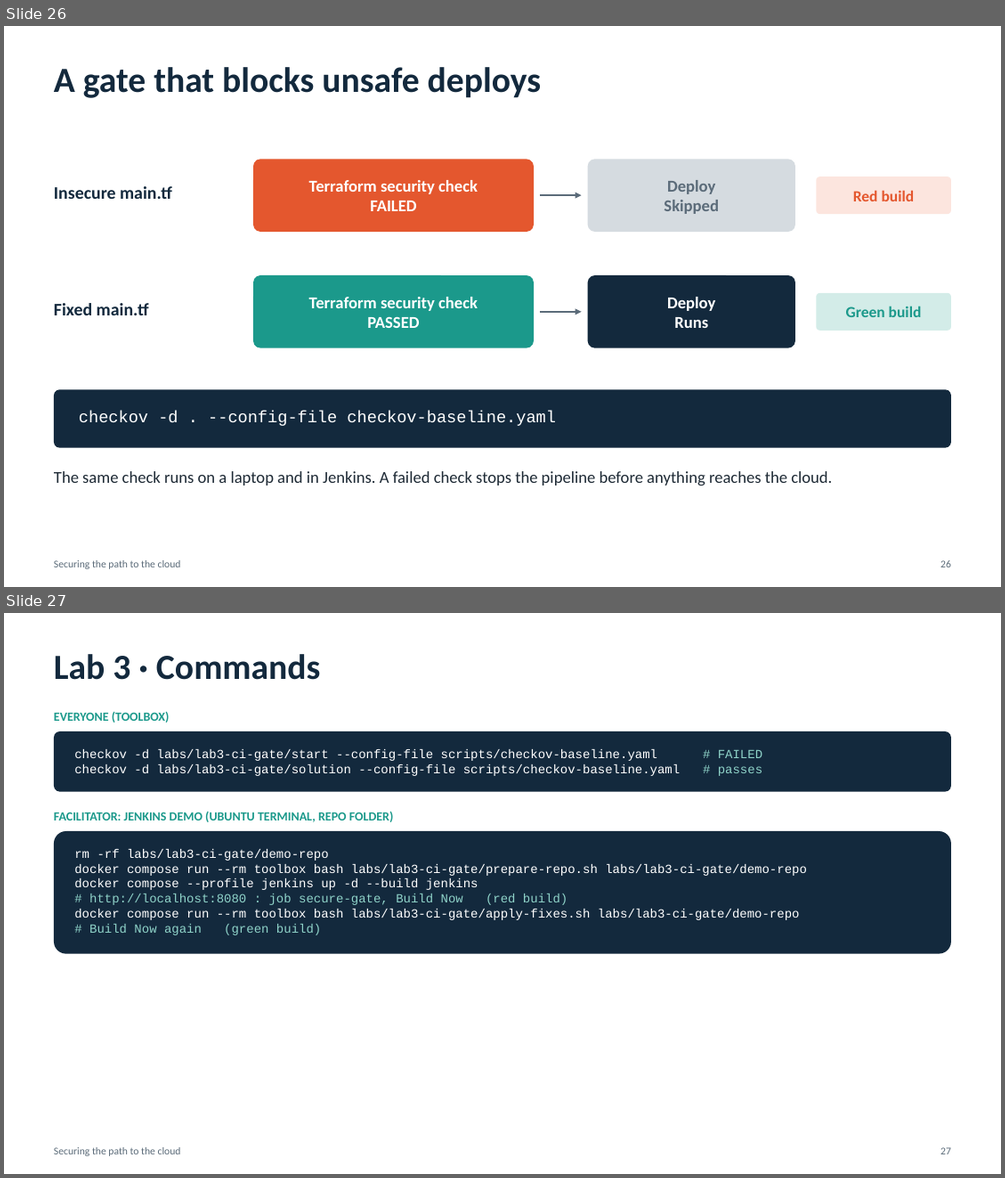
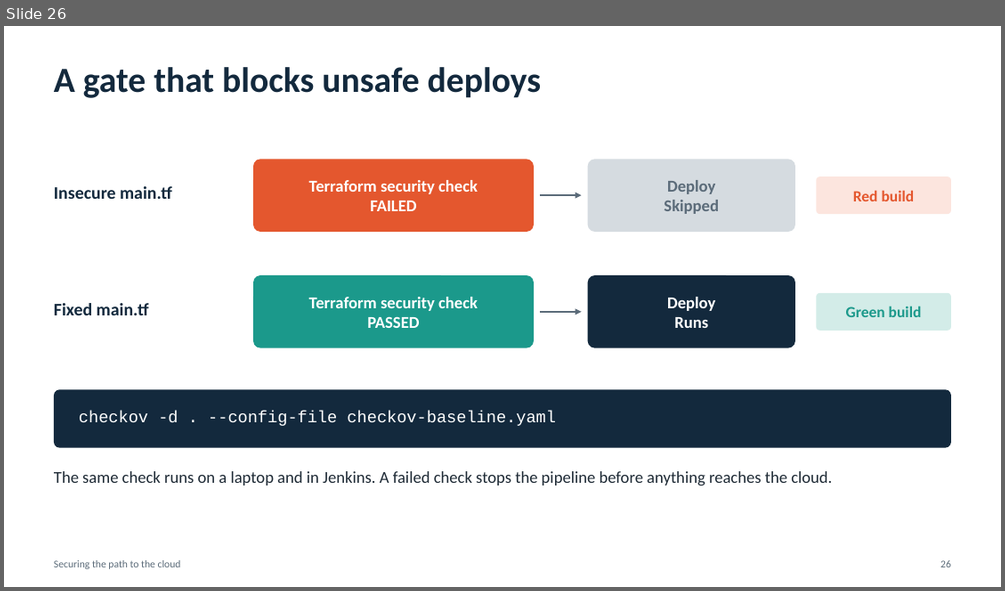
Before and after one commit to PrathameshChopade/MIT-Cloud-Demo, a slide deck: presentation/Securing-the-Path-to-the-Cloud.pptx. Shown one above the other, each under a label of ours: slides 26 and 27 before the commit, slide 26 after it. The pictures are 1005x1178 and 1005x591 pixels, drawn with LibreOffice and Linux fonts; fonts in the diff are those of the drawing. Boxes give left, top, right and bottom in pixels: in the first picture for what was removed or moved away, otherwise in the second. Text is boxed around its words. In the diff, an @@ line names an element or a change of style, - is before the commit and + after.

```diff
--- a/presentation/Securing-the-Path-to-the-Cloud.pptx
+++ b/presentation/Securing-the-Path-to-the-Cloud.pptx
@@ slide 27 removed at (x1=4, y1=613, x2=1001, y2=1174), background #FFFFFF @@
@@ text removed at (x1=54, y1=654, x2=321, y2=680) @@
-Lab 3 · Commands
@@ text removed at (x1=54, y1=712, x2=170, y2=722) @@
-EVERYONE (TOOLBOX)
@@ rounded rectangle removed at (x1=54, y1=731, x2=952, y2=792) @@
@@ text removed at (x1=74, y1=749, x2=762, y2=776) @@
-checkov -d labs/lab3-ci-gate/start --config-file scripts/checkov-baseline.yaml # FAILED
-checkov -d labs/lab3-ci-gate/solution --config-file scripts/checkov-baseline.yaml # passes
@@ text removed at (x1=54, y1=811, x2=394, y2=822) @@
-FACILITATOR: JENKINS DEMO (UBUNTU TERMINAL, REPO FOLDER)
@@ rounded rectangle removed at (x1=54, y1=831, x2=952, y2=954) @@
@@ text removed at (x1=74, y1=849, x2=807, y2=935) @@
-rm -rf labs/lab3-ci-gate/demo-repo
-docker compose run --rm toolbox bash labs/lab3-ci-gate/prepare-repo.sh labs/lab3-ci-gate/demo-repo
-docker compose --profile jenkins up -d --build jenkins
-# http://localhost:8080 : job secure-gate, Build Now (red build)
-docker compose run --rm toolbox bash labs/lab3-ci-gate/apply-fixes.sh labs/lab3-ci-gate/demo-repo
-# Build Now again (green build)
@@ text removed at (x1=54, y1=1147, x2=181, y2=1156) @@
-Securing the path to the cloud
@@ text removed at (x1=940, y1=1147, x2=951, y2=1154) @@
-27
```
Also in this commit, not shown: 4 slides changed, 4 slides added, 3 other slides removed.
